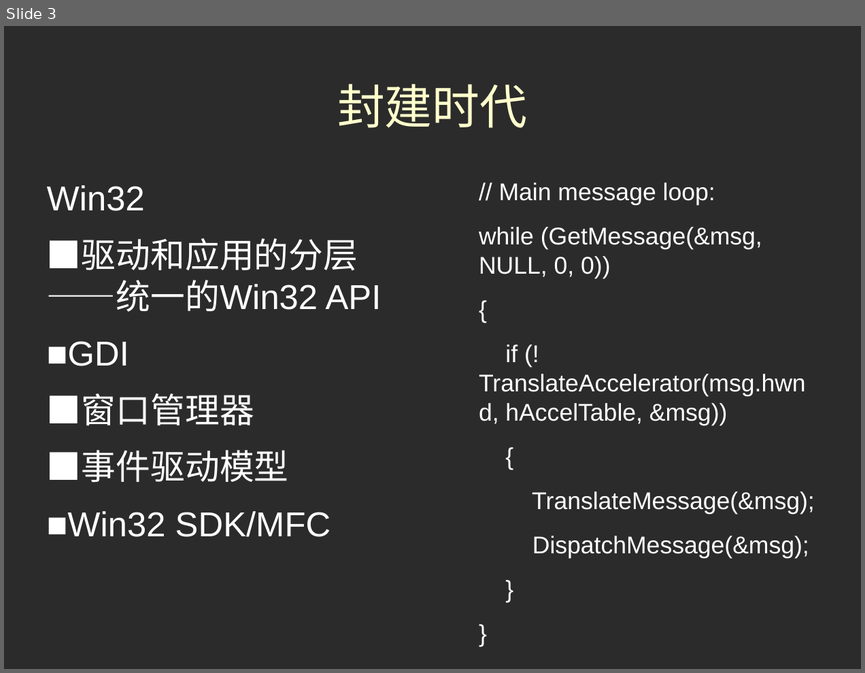
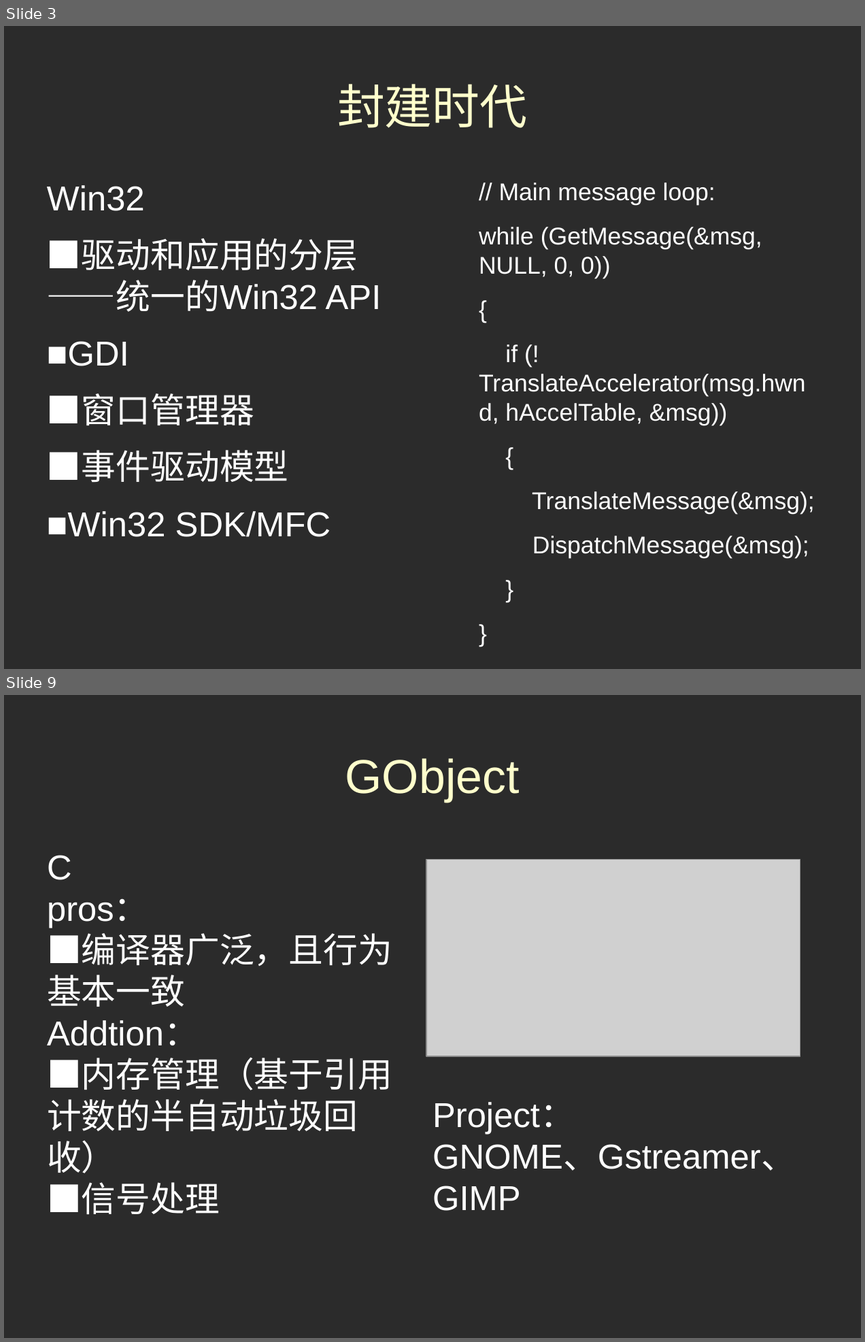
Before and after one commit to antkillerfarm/antkillerfarm_crazy, a slide deck: doc/GUI.odp. Shown one above the other, each under a label of ours: slide 3 before the commit, slides 3 and 9 after it; the slides between them are not shown. The pictures are 865x673 and 865x1342 pixels, drawn with LibreOffice and Linux fonts; fonts in the diff are those of the drawing; grey boxes stand for pictures; background and template pictures are left out; a plain dark background stands for a picture behind light text. Boxes give left, top, right and bottom in pixels: in the first picture for what was removed or moved away, otherwise in the second. Text is boxed around its words. In the diff, an @@ line names an element or a change of style, - is before the commit and + after.

```diff
--- a/doc/GUI.odp
+++ b/doc/GUI.odp
@@ slide 9 added at <box>4,695,861,1338</box>, background picture (left out) @@
@@ title added at <box>345,758,519,802</box>, 44 pt, text #FFFFCC @@
+GObject
@@ text added at <box>47,855,392,1215</box>, 32 pt, text #FFFFFF @@
+C
+pros：
+■编译器广泛，且行为基本一致
+Addtion：
+■内存管理（基于引用计数的半自动垃圾回收）
+■信号处理
@@ picture added at <box>426,859,800,1056</box> @@
@@ text added at <box>432,1102,796,1210</box>, 32 pt, text #FFFFFF @@
+Project：
+GNOME、Gstreamer、GIMP
```
Also in this commit, not shown: 1 slide changed, 5 other slides added, 1 slide removed.
